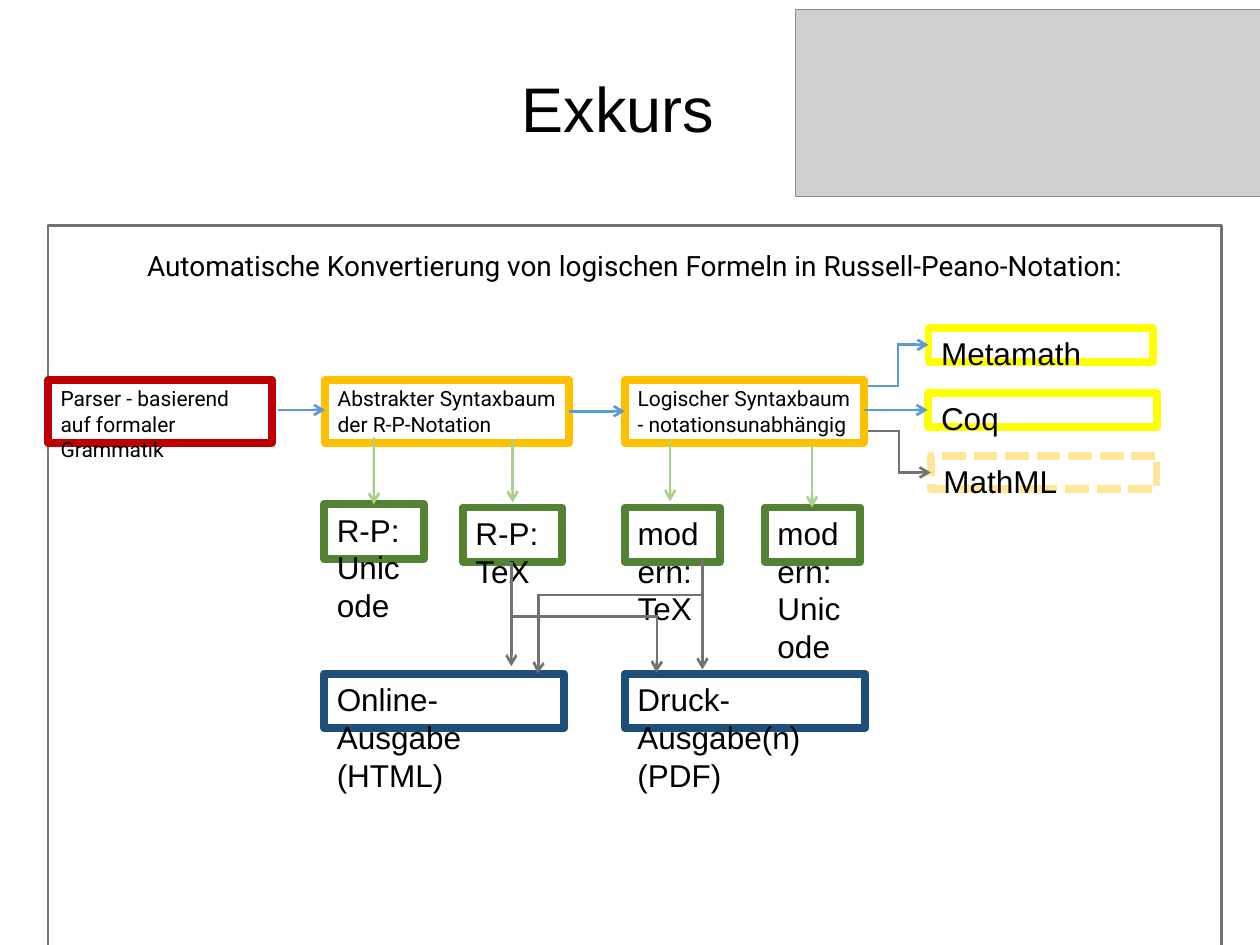
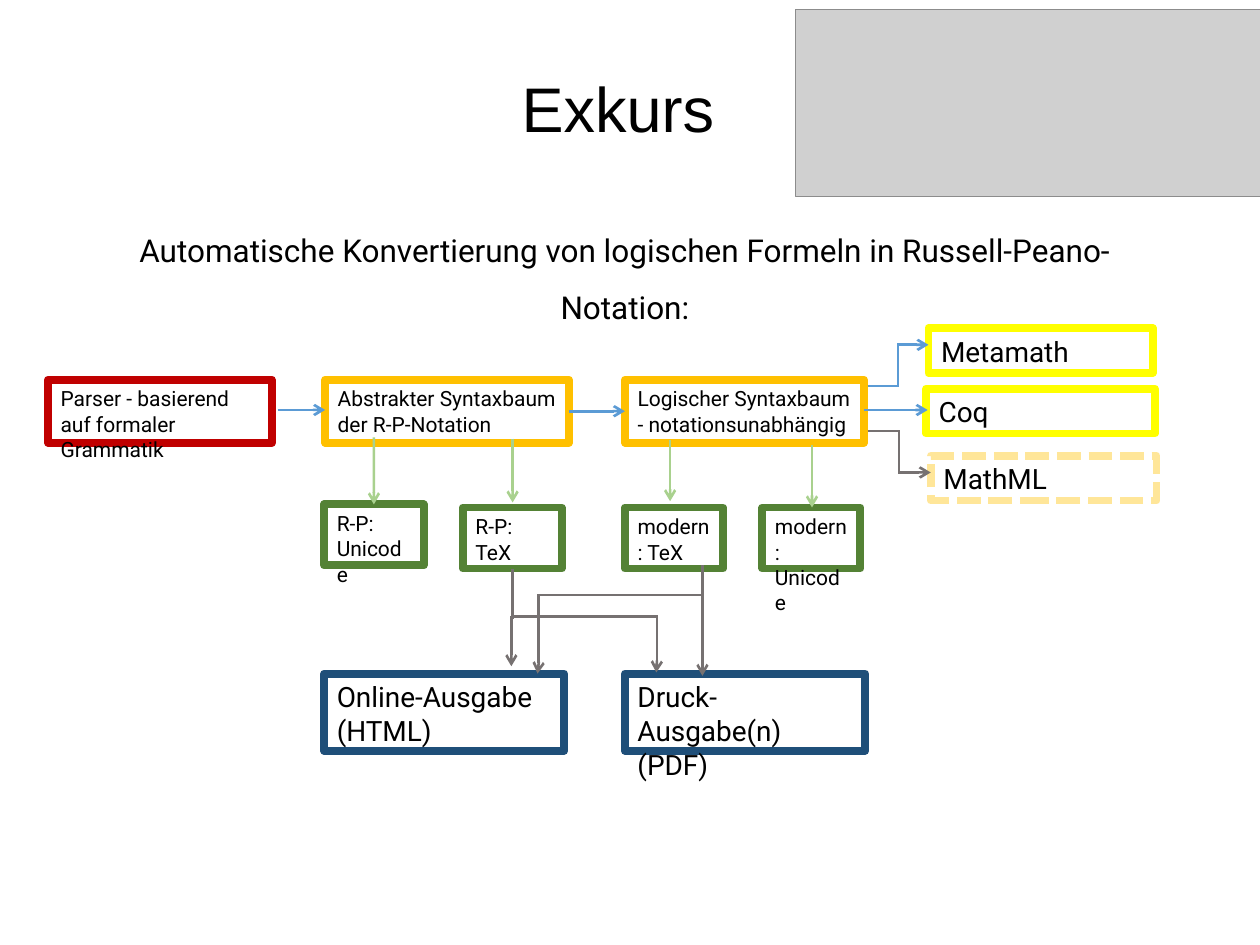
Before and after one commit to jecki/logicConverter, a slide deck: slide 13 of docs/Präsentation_dhmuc_23-02-13.pptx. Drawn at 1260x945 pixels with LibreOffice and Linux fonts; fonts in the diff are those of the drawing; grey boxes stand for pictures; background and template pictures are left out. Boxes give left, top, right and bottom in pixels: in the first picture for what was removed or moved away, otherwise in the second. Text is boxed around its words. In the diff, an @@ line names an element or a change of style, - is before the commit and + after.

```diff
--- a/docs/Präsentation_dhmuc_23-02-13.pptx
+++ b/docs/Präsentation_dhmuc_23-02-13.pptx
@@ text "Automatische Konvertierung von logischen Formeln ..." moved from (x1=48, y1=226, x2=1221, y2=945) to (x1=139, y1=238, x2=1109, y2=320) @@
@@ text "Automatische Konvertierung von logischen Formeln ..." at (x1=139, y1=238, x2=1109, y2=320): size 16 to 18 pt; outline #767171 1.5 pt to none @@
@@ rectangle "Metamath" resized from (x1=929, y1=328, x2=1153, y2=362) to (x1=929, y1=328, x2=1153, y2=373) @@
@@ rectangle "Coq" resized from (x1=929, y1=393, x2=1158, y2=427) to (x1=926, y1=388, x2=1155, y2=433) @@
@@ rectangle "MathML" resized from (x1=931, y1=456, x2=1157, y2=490) to (x1=931, y1=456, x2=1157, y2=501) @@
@@ rectangle "R-P: Unicode" resized from (x1=324, y1=504, x2=423, y2=558) to (x1=324, y1=504, x2=423, y2=564) @@
@@ rectangle "R-P: TeX" resized from (x1=462, y1=508, x2=561, y2=562) to (x1=462, y1=508, x2=561, y2=568) @@
@@ size 18 to 12 pt, font Arial to Roboto in 4 elements at (x1=324, y1=504, x2=423, y2=564), (x1=462, y1=508, x2=561, y2=568), (x1=762, y1=508, x2=861, y2=568), (x1=625, y1=508, x2=723, y2=568) @@
@@ rectangle "modern: TeX" resized from (x1=625, y1=508, x2=719, y2=562) to (x1=625, y1=508, x2=723, y2=568) @@
@@ rectangle "modern: Unicode" resized from (x1=765, y1=508, x2=861, y2=562) to (x1=762, y1=508, x2=861, y2=568) @@
@@ elbow arrow moved from (512, 562) - (512, 667) to (513, 568) - (512, 667) @@
@@ elbow arrow moved from (703, 559) - (703, 669) to (703, 566) - (703, 675) @@
@@ rectangle "Online-Ausgabe (HTML)" resized from (x1=324, y1=674, x2=564, y2=728) to (x1=324, y1=674, x2=564, y2=751) @@
@@ size 18 to 16 pt, font Arial to Roboto in 5 elements at (x1=926, y1=388, x2=1155, y2=433), (x1=931, y1=456, x2=1157, y2=501), (x1=929, y1=328, x2=1153, y2=373), (x1=324, y1=674, x2=564, y2=751), (x1=625, y1=674, x2=866, y2=751) @@
@@ rectangle "Druck-Ausgabe(n) (PDF)" resized from (x1=625, y1=674, x2=866, y2=728) to (x1=625, y1=674, x2=866, y2=751) @@
```
Also in this commit, not shown: 5 other slides changed, 1 slide added, 1 other file.
